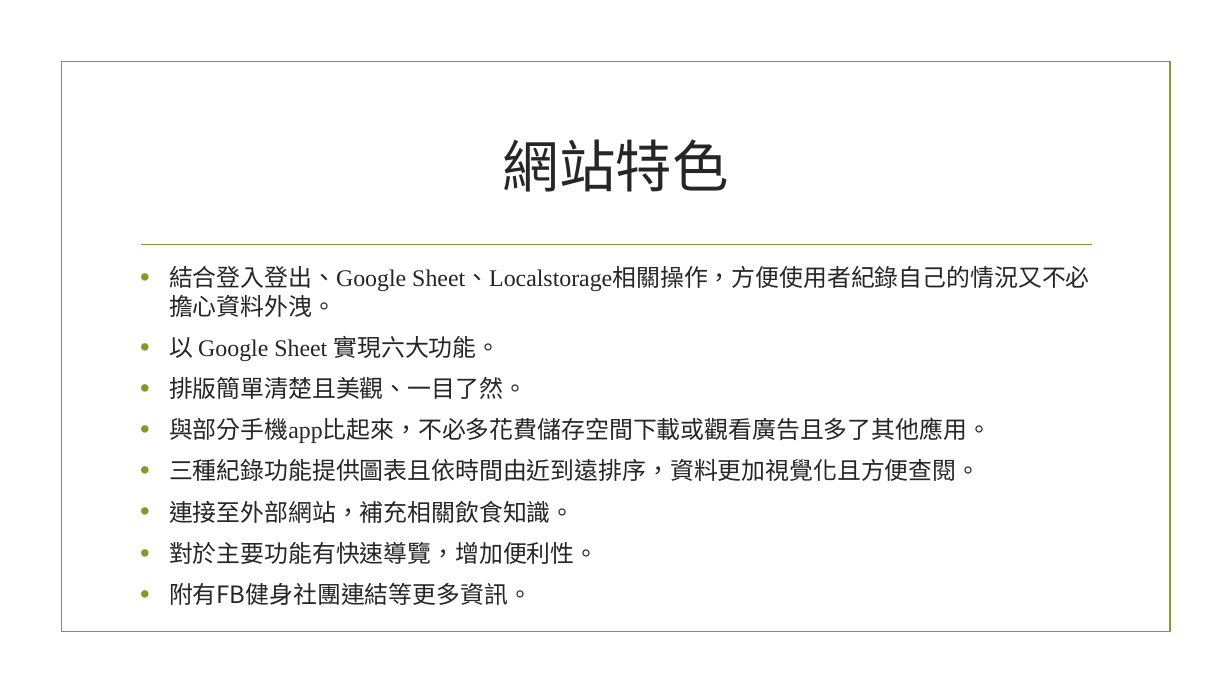
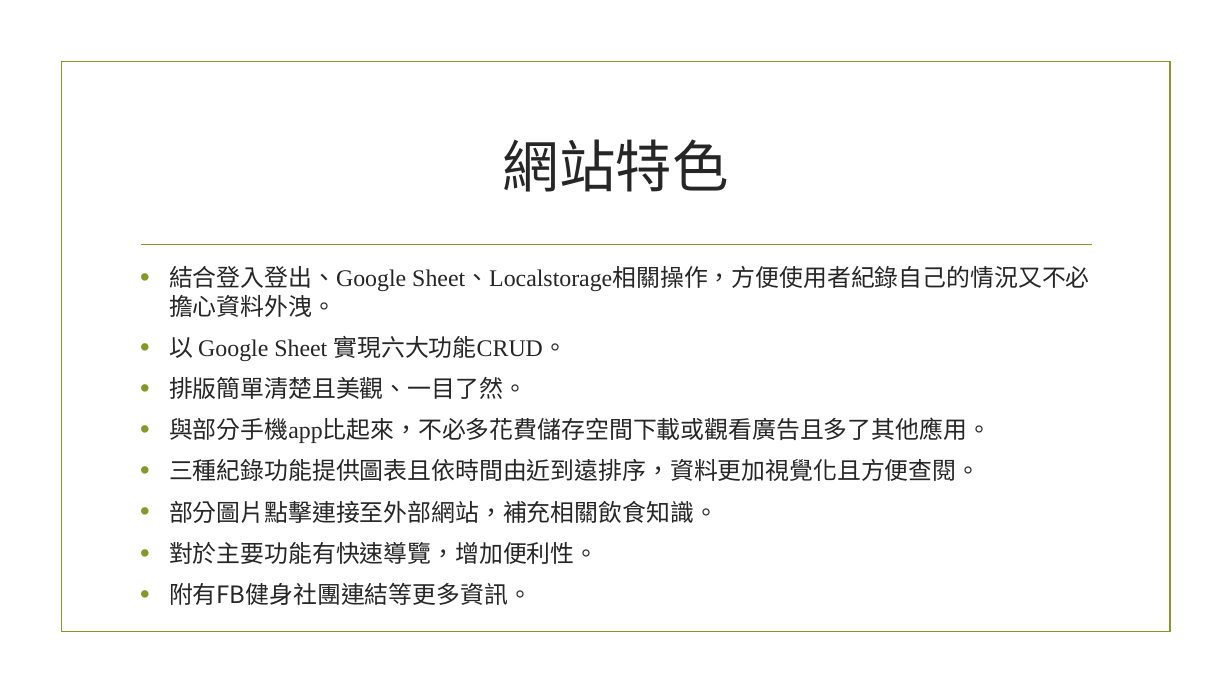
Before and after one commit to 00757039/NoFoodNoLife, a slide deck: slide 10 of 網站說明.pptx. Drawn at 1232x693 pixels with LibreOffice and Linux fonts; fonts in the diff are those of the drawing; background and template pictures are left out. Boxes give left, top, right and bottom in pixels: in the first picture for what was removed or moved away, otherwise in the second. Text is boxed around its words. In the diff, an @@ line names an element or a change of style, - is before the commit and + after.

```diff
--- a/網站說明.pptx
+++ b/網站說明.pptx
@@ text at bbox=[169, 336, 566, 361]: text changed @@
-• 以 Google Sheet 實現六大功能。
+• 以 Google Sheet 實現六大功能CRUD。
@@ text at bbox=[169, 501, 718, 523]: text changed @@
-• 連接至外部網站，補充相關飲食知識。
+• 部分圖片點擊連接至外部網站，補充相關飲食知識。
```
Also in this commit, not shown: 1 other slide changed, 1 slide added.
